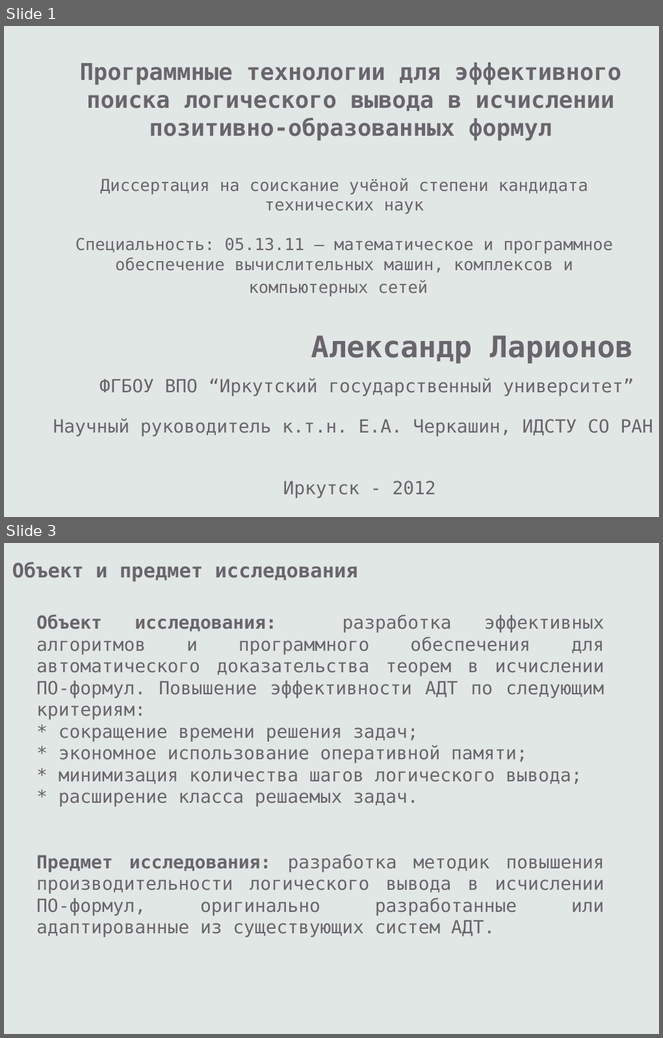
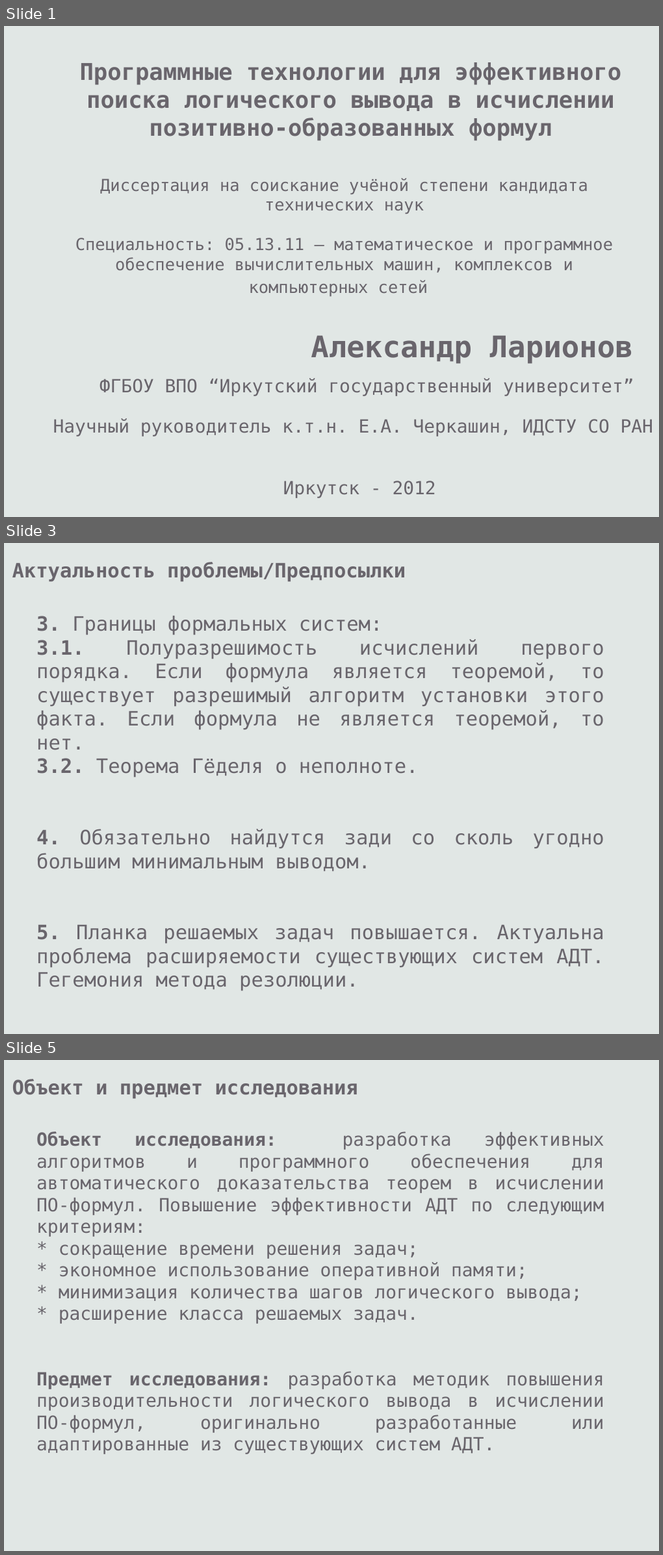
Before and after one commit to eugeneai/prisnif, a slide deck: brick/pres/pacman.odp. Shown one above the other, each under a label of ours: slides 1 and 3 before the commit, slides 1, 3 and 5 after it; the slides between them are not shown. The pictures are 663x1038 and 663x1555 pixels, drawn with LibreOffice and Linux fonts; fonts in the diff are those of the drawing. Boxes give left, top, right and bottom in pixels: in the first picture for what was removed or moved away, otherwise in the second. Text is boxed around its words. In the diff, an @@ line names an element or a change of style, - is before the commit and + after.

```diff
--- a/brick/pres/pacman.odp
+++ b/brick/pres/pacman.odp
@@ slide 3 added at bbox=[4, 543, 659, 1034], background #E1E7E5 @@
@@ text added at bbox=[12, 562, 406, 581], 24 pt, text #69656C, bold @@
+Актуальность проблемы/Предпосылки
@@ text added at bbox=[36, 616, 605, 991], 24 pt, text #69656C @@
+3. Границы формальных систем:
+3.1. Полуразрешимость исчислений первого порядка. Если формула является теоремой, то существует разрешимый алгоритм установки этого факта. Если формула не является теоремой, то нет.
+3.2. Теорема Гёделя о неполноте.
+4. Обязательно найдутся зади со сколь угодно большим минимальным выводом.
+5. Планка решаемых задач повышается. Актуальна проблема расширяемости существующих систем АДТ. Гегемония метода резолюции.
@@ what was slide 3 is now slide 5 @@
```
Also in this commit, not shown: 1 slide changed, 2 other slides added, 1 slide removed, 6 other files.
